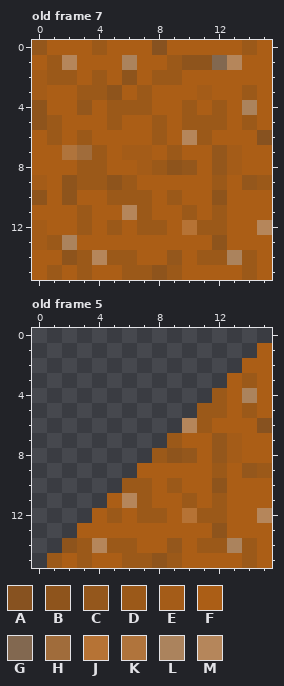
Pixel-art file, stored at static/img/paint_tilest.ase. The picture above is the old version.
16x16 pixels, 17 frames. Colours within 5 levels of each other are drawn and written as one. Shown: old frame 7, old frame 5. The commit also changed other frames, which this record leaves out.
Palette (. is transparent): A #875220  B #8e541c  C #94571c  D #9b5919  E #a45c18  F #ab5e16  G #826850  H #a06c3b  J #b67335  K #b0743c  L #ab835d  M #b5865b
Pixels before, old frame 7, first column x 0:
 0 CFFFDFFFAFFFFFDF
 1 FDMFFFLFFDBBGMFF
 2 EDDFDFBFDDFFFFFF
 3 EFFDDBFDFFFEFFDF
 4 BFFCFDDDFFDFDFLF
 5 BDFFFDFFDFDDDFDF
 6 FDFDFFFFDFMDFFFA
 7 FFKHDFEEFDFFCEFF
 8 FFFDDFFEDBCFCEFF
 9 EFBDDBDFFFFFDFCD
10 BFBFFDDDFDFFBFFF
11 FFFDFFMDFFDFDFFF
12 EFFDFDFDDFJDDFFM
13 EDLFFFFFFFFFBFFF
14 FFBDMDDFFCFDDLDF
15 FDFDFFDDBDFFFFDF
Pixels before, old frame 5, first column x 1:
 1 ..............F
 2 .............FF
 3 ............FDF
 4 ...........DFLF
 5 ..........DDFDF
 6 .........MDFFFA
 7 ........DFFCEFF
 8 .......DBCFCEFF
 9 ......FFFFFDFCD
10 .....DDFDFFBFFF
11 ....FMDFFDFDFFF
12 ...FDFDDFJDDFFM
13 ..FFFFFFFFFBFFF
14 .BDMDDFFCFDDLDF
15 DFDFFDDBDFFFFDF
Once edited:
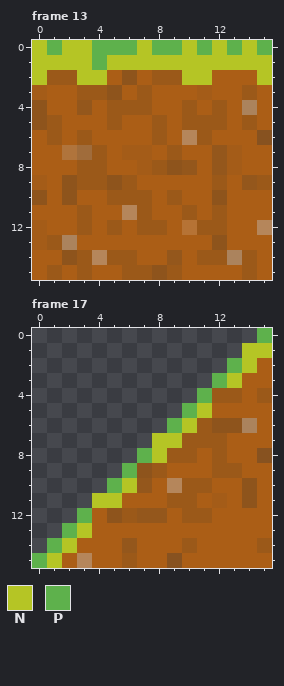
Colours new in this view: N #b5c525  P #5eb14c
A new or re-ordered frame is compared with the old frame closest to it.
The exact change:
frames 17 -> 18
frames re-ordered
Changed rows in their new state; - is an unchanged pixel.
Frame 13 against old frame 7:
first column x 0:
 0 NPNNPPPNPPNPNPNP
 1 NNNNPNNNNNNNNNNN
 2 N--NN-----NN---N
Frame 17 is new; against old frame 5:
first column x 0:
 0 ---------------P
 1 --------------NN
 2 -------------PN-
 3 ------------PNF-
 4 -----------P-DFD
 5 ----------PNF-F-
 6 ---------PN-BBLF
 7 --------NNDDDF--
 8 -------PNDD-DF-A
 9 ------PBD----DFF
10 -----PNC-MDDF-B-
11 ----NNFF-D--E-B-
12 ---P-BDCC-D-F--F
13 --PN--------F---
14 -PNFFFC--FDFFFFD
15 PN-M---FFA----F-
Changed places in both pictures, as pixel boxes (x1, y1, x2, y2):
changed: (32, 40, 272, 85)
changed: (32, 328, 272, 568)
